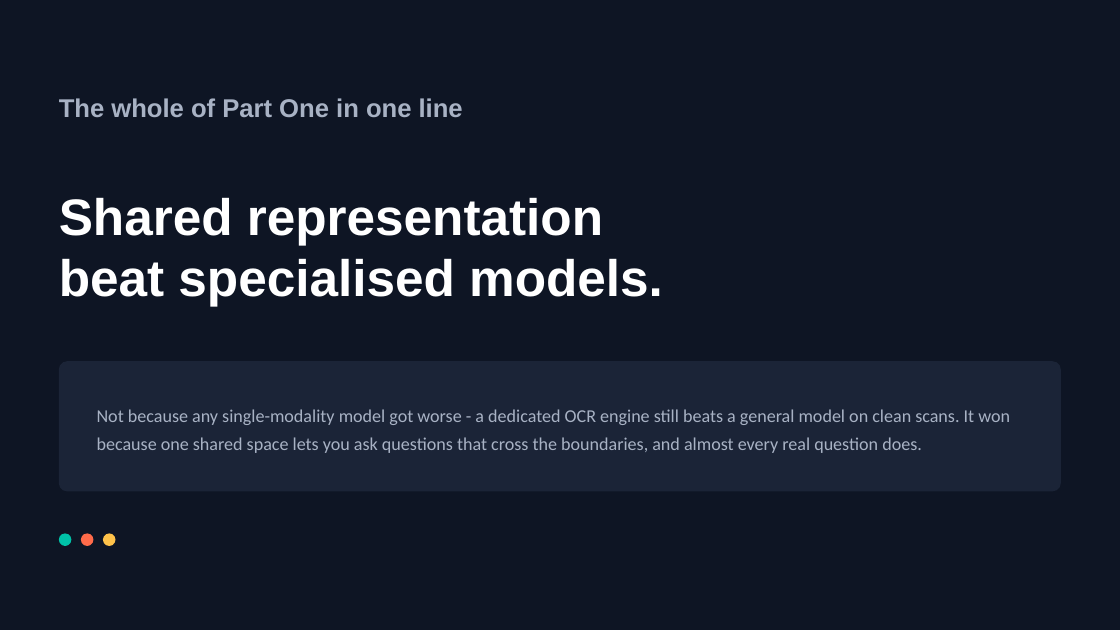
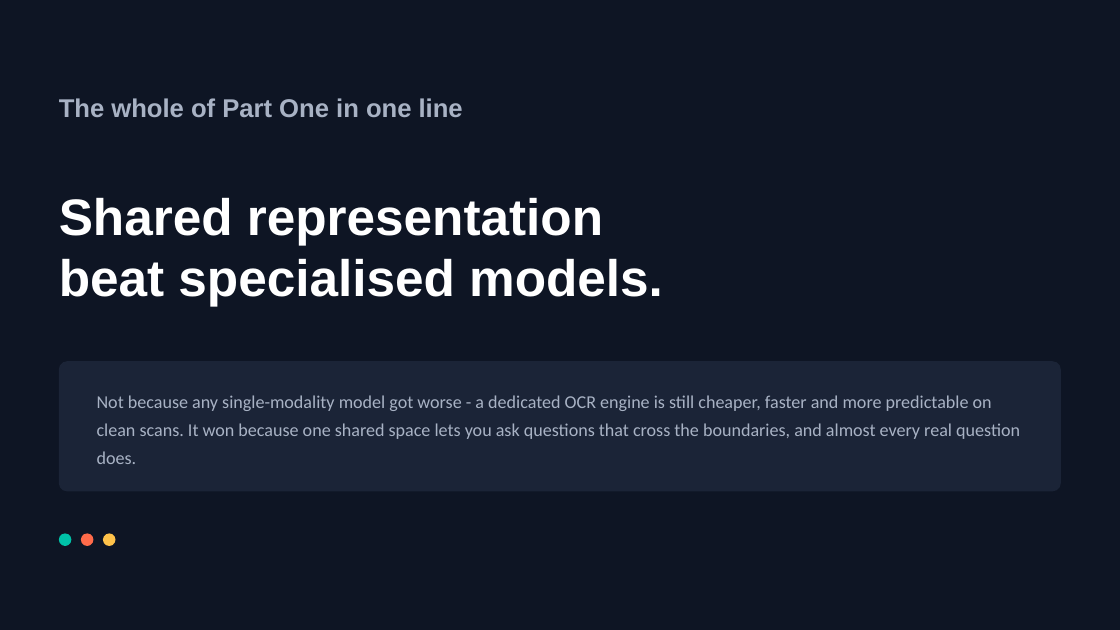
Before and after one commit to lksmangai/DeepLearning, a slide deck: slide 14 of Multimodal-AI-ATAL-FDP-Deck.pptx (slide 12 before the commit). Drawn at 1120x630 pixels with LibreOffice and Linux fonts; fonts in the diff are those of the drawing. Boxes give left, top, right and bottom in pixels: in the first picture for what was removed or moved away, otherwise in the second. Text is boxed around its words. In the diff, an @@ line names an element or a change of style, - is before the commit and + after.

```diff
--- a/Multimodal-AI-ATAL-FDP-Deck.pptx
+++ b/Multimodal-AI-ATAL-FDP-Deck.pptx
@@ text at [97, 395, 1020, 464]: text changed @@
-Not because any single-modality model got worse - a dedicated OCR engine still beats a general model on clean scans. It won because one shared space lets you ask questions that cross the boundaries, and almost every real question does.
+Not because any single-modality model got worse - a dedicated OCR engine is still cheaper, faster and more predictable on clean scans. It won because one shared space lets you ask questions that cross the boundaries, and almost every real question does.
```
Also in this commit, not shown: 16 other slides changed, 2 slides added.
